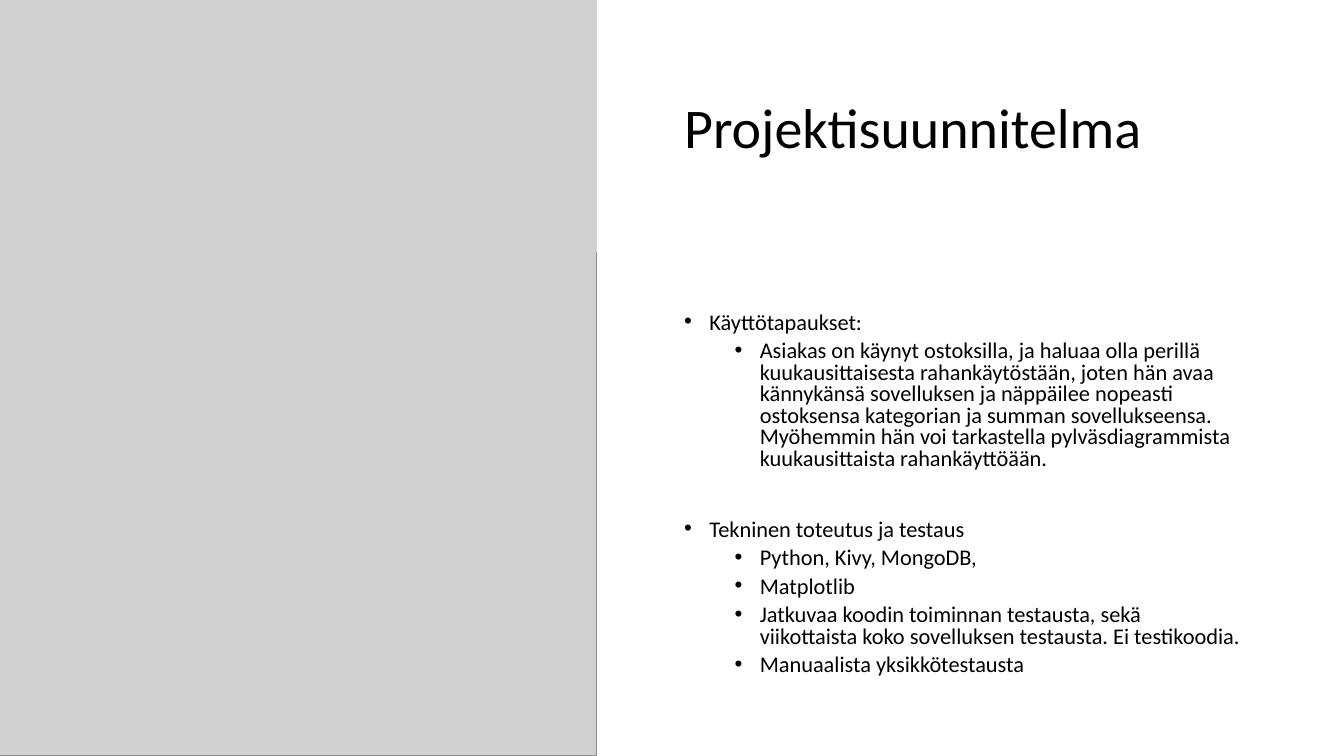
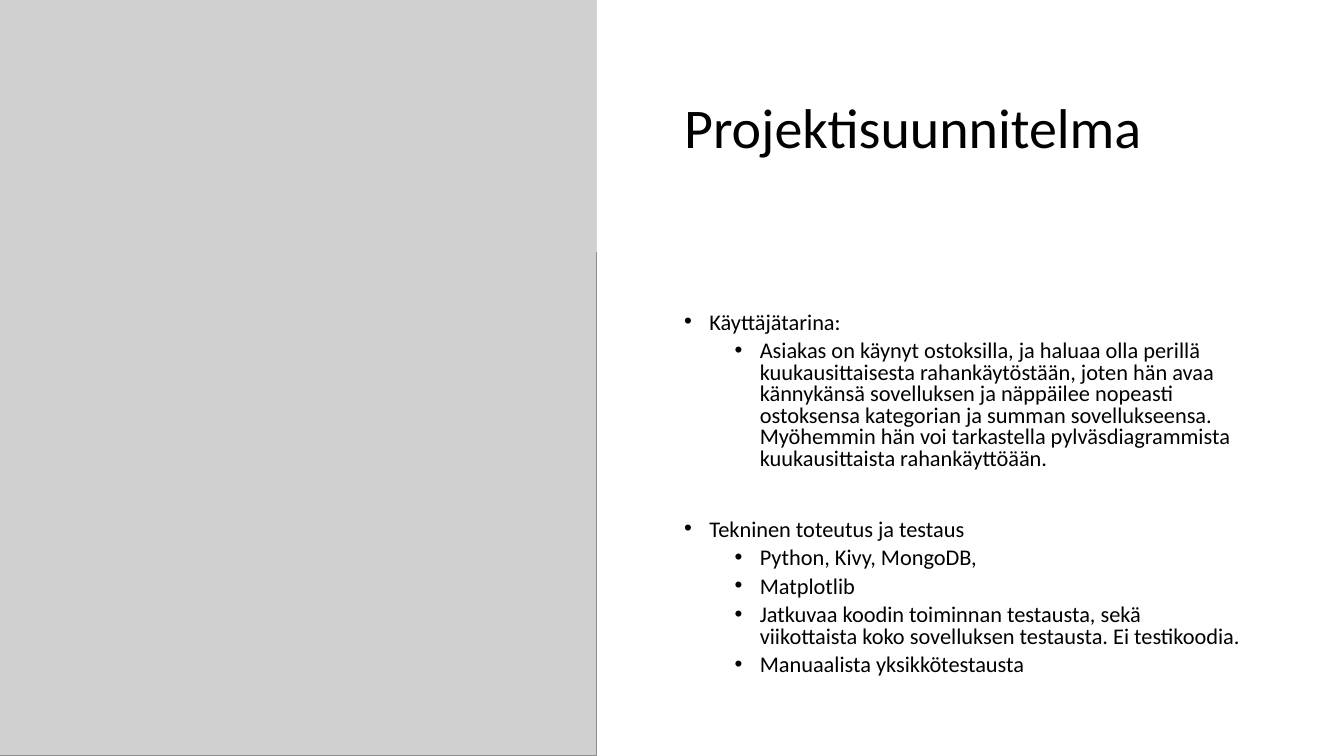
Before and after one commit to silver1ce/massikamu_project, a slide deck: slide 3 of MassiKamu/Massikamu.pptx. Drawn at 1344x756 pixels with LibreOffice and Linux fonts; fonts in the diff are those of the drawing; grey boxes stand for pictures. Boxes give left, top, right and bottom in pixels: in the first picture for what was removed or moved away, otherwise in the second. Text is boxed around its words. In the diff, an @@ line names an element or a change of style, - is before the commit and + after.

```diff
--- a/MassiKamu/Massikamu.pptx
+++ b/MassiKamu/Massikamu.pptx
@@ text at <box>709,314,840,334</box>: text changed @@
-• Käyttötapaukset:
+• Käyttäjätarina:
```
Also in this commit, not shown: 1 slide added, 1 other file.
